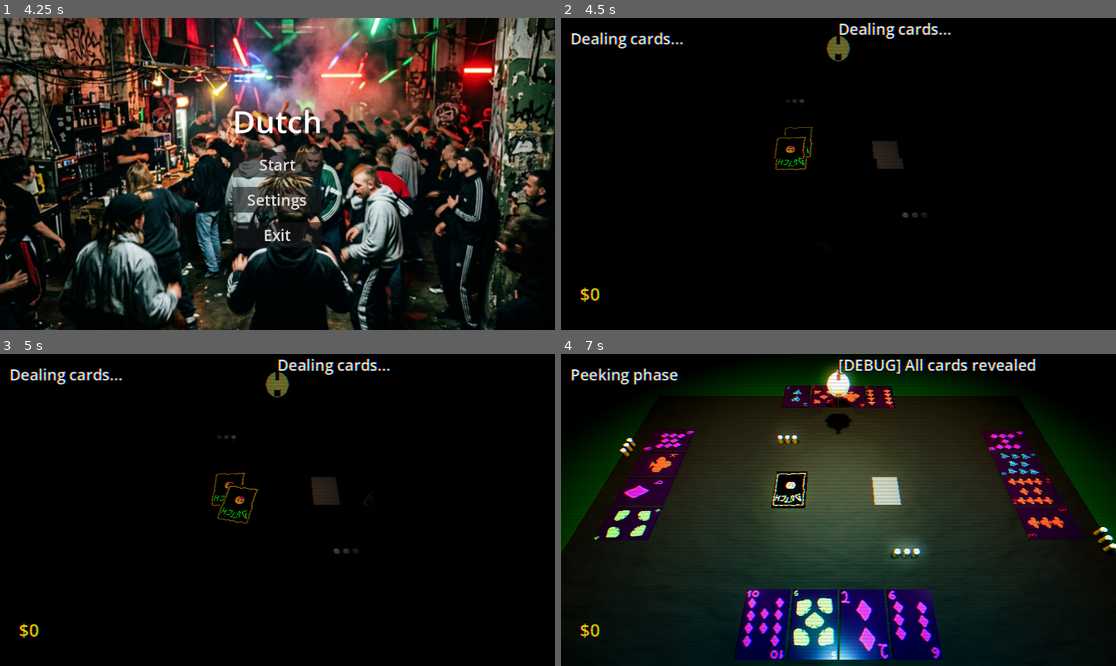
Above: before the commit, frames 1-4 (two rows, left to right).
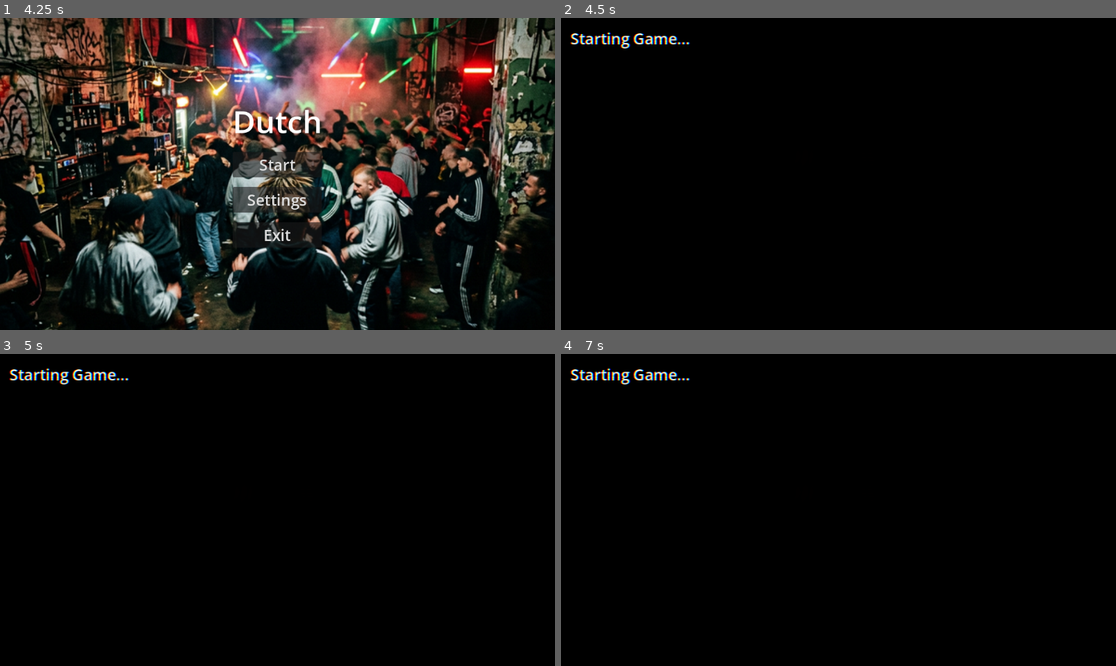
Above: after the commit, the same moments.

Repository: DinVin24/dutch
Game: Godot game, scene res://main_menu.tscn
Same seed, same stepped clock (60 frames per second), same inputs: the game is played once before the commit and once after it.
Inputs (mouse positions are in pixels of both pictures, inside the frame that each line leads up to):
- Up to frame 1 (4.25 s): click "Settings" at 0.5 s; click "1152x648" at 1.25 s; click "Windowed" at 2 s; click (333, 155) at 2.75 s; click "Back" at 3.5 s
- Up to frame 2 (4.5 s): click "Start" at 4.25 s
- Up to frame 3 (5 s): no input
- Up to frame 4 (7 s): tap Enter at 5 s; move the mouse to (960, 494) at 5.02 s; hold D 5.03-5.75 s; tap N (toggle_noclip) at 5.1, 6.8 s; click (960, 494) at 5.17 s; drag from (727, 525) to (810, 572) at 5.77 s; move the mouse to (894, 441) at 6.52 s; hold D from 6.53 s (still down); tap L at 6.6 s; click (894, 441) at 6.67 s

Frame 1 is identical in both runs. In frame 2, 2.2% of the frame differs, in the area x 1-71%, y 1-92%; in frame 3, 2.3%; in frame 4, 64%, in the area x 0-100%, y 1-100%.
Error after the commit: Parse Error: Cannot infer the type of "peek_card_idx" variable because the value doesn't have a set type. (res://game_board_3d.gd:1041)

Commit message:
fix(gameplay): harden FSM and QA flow
Agent: Executor\n\nAudit and repair guard/action mismatches, headless QA issues, UI runtime safety, and transient state leaks across gameplay, support, and menu scripts.

Diff:
--- a/ability_manager.gd
+++ b/ability_manager.gd
@@ -109,6 +109,12 @@
 	print("[AM DEBUG] Perfect Match triggered by P", activator_idx, ". Resetting round...")
 	# 0. Clear any pending drawn card in manager
 	gm.drawn_card_data = null
+	gm._clear_interrupt_state()
+	gm.dutch_caller_index = -1
+	gm.turn_direction = 1
+	for i in range(gm.num_players):
+		gm.players_info[i].can_call_dutch = true
+		gm.players_info[i].is_skipped = false
 
 	# 1. Collect all board cards
 	var all_cards = []
--- a/dev_console.gd
+++ b/dev_console.gd
@@ -27,7 +27,8 @@
 		window.hide()
 		input.release_focus()
 		# Restore captured mouse if noclip is active
-		if get_tree().current_scene.has_method("is_noclip_active") and get_tree().current_scene.is_noclip_active():
+		var scene = get_tree().current_scene
+		if scene and scene.has_method("is_noclip_active") and scene.is_noclip_active():
 			Input.mouse_mode = Input.MOUSE_MODE_CAPTURED
 		get_viewport().set_input_as_handled()
 
@@ -36,7 +37,8 @@
 		window.hide()
 		input.release_focus()
 		# Restore captured mouse if noclip is active
-		if get_tree().current_scene.has_method("is_noclip_active") and get_tree().current_scene.is_noclip_active():
+		var scene = get_tree().current_scene
+		if scene and scene.has_method("is_noclip_active") and scene.is_noclip_active():
 			Input.mouse_mode = Input.MOUSE_MODE_CAPTURED
 	else:
 		window.show()
@@ -47,7 +49,8 @@
 func _on_close_button_pressed():
 	window.hide()
 	input.release_focus()
-	if get_tree().current_scene.has_method("is_noclip_active") and get_tree().current_scene.is_noclip_active():
+	var scene = get_tree().current_scene
+	if scene and scene.has_method("is_noclip_active") and scene.is_noclip_active():
 		Input.mouse_mode = Input.MOUSE_MODE_CAPTURED
 
 func _parse_args(text: String) -> Array:
@@ -89,8 +92,9 @@
 	elif cmd == "exit":
 		window.hide()
 	elif cmd == "noclip":
-		if get_tree().current_scene.has_method("toggle_noclip"):
-			var result = get_tree().current_scene.toggle_noclip()
+		var scene = get_tree().current_scene
+		if scene and scene.has_method("toggle_noclip"):
+			var result = scene.toggle_noclip()
 			output.append_text("\n[color=cyan]Noclip: " + str(result) + "[/color]")
 		else:
 			output.append_text("\n[color=red]Noclip not supported in this scene.[/color]")
@@ -187,28 +191,7 @@
 		var ab_id = ability_map[target_name]
 		player.abilities.append(ab_id)
 		output.append_text("\n[color=cyan]Gave Ability '" + target_name.capitalize() + "' to " + player.name + "[/color]")
-
-		# Visually spawn the token if we are in the 3D board scene
-		var scene = get_tree().current_scene
-		if scene.has_method("_on_hand_updated"): # Check if it's the board
-			# We can't easily call private board methods, but we can mimic the logic
-			# or just wait for the next turn. Let's try to find if there's a signal.
-			# Actually, the board listens to nothing for abilities additions.
-			# Let's just suggest the user restarts or wait for my next improvement.
-			# BETTER: Manually spawn if we find the node.
-			var pos_node = scene.player_pos_nodes[player.id]
-			var token_scene = load("res://ability_token_3d.gd")
-			if pos_node and token_scene:
-				var token = token_scene.new()
-				pos_node.add_child(token)
-				token.setup(ab_id)
-				token.token_clicked.connect(scene._on_ability_token_clicked)
-
-				# Drop beautifully from above to notify the player they received it
-				token.position = Vector3(2.8, 0.5, 0.0)
-
-				if scene.has_method("_update_ability_visuals"):
-					scene._update_ability_visuals(player.id)
+		GameManager.ability_unlocked.emit(player.id, ab_id)
 	else:
 		# Try to find card
 		var card = _find_and_remove_card_globally(target_name)
@@ -288,17 +271,19 @@
 		var info = dm.deck[i]
 		var dname = (str(info.rank) + " of " + str(info.suit)).to_lower()
 		if dname == c_name:
-			var card_info = dm.deck.pop_at(i)
-			return CardData.new(card_info.rank, card_info.suit)
+			var card_info: CardData = dm.deck.pop_at(i)
+			card_info.is_face_up = false
+			return card_info
 
 	# Check Discard
 	for i in range(dm.discard_pile.size()):
 		var info = dm.discard_pile[i]
 		var dname = (str(info.rank) + " of " + str(info.suit)).to_lower()
 		if dname == c_name:
-			var card_info = dm.discard_pile.pop_at(i)
+			var card_info: CardData = dm.discard_pile.pop_at(i)
 			dm.discard_pile_updated.emit()
-			return CardData.new(card_info.rank, card_info.suit)
+			card_info.is_face_up = false
+			return card_info
 
 	return null
 
--- a/game_board_3d.gd
+++ b/game_board_3d.gd
@@ -601,8 +601,9 @@
 	pending_card.name = "PendingCard"
 	add_child(pending_card)
 
-	card_data.is_face_up = false
-	pending_card.setup(card_data)
+	var pending_visual_data = card_data.duplicate()
+	pending_visual_data.is_face_up = false
+	pending_card.setup(pending_visual_data)
 	pending_card.card_clicked.connect(_on_card_clicked)
 	# Move slightly higher and CLOSER TO CAMERA (Z offset) to ensure it's not blocked by DeckArea
 	pending_card.position = deck_area.position + Vector3(0, 0.6, 0.5)
@@ -783,9 +784,7 @@
 func _refresh_human_interactivity() -> void:
 	_set_all_cards_interactive(false)
 	if is_instance_valid(pending_card):
-		pending_card.set_interactive(
-			GameManager.can_player_discard_drawn_card(0) or GameManager.can_player_select_jump_in_card(0, 0, -2)
-		)
+		pending_card.set_interactive(GameManager.can_human_interact_with_pending_card())
 	for p_idx in range(player_hands.size()):
 		for c_idx in range(player_hands[p_idx].size()):
 			var card = player_hands[p_idx][c_idx]
@@ -802,9 +801,7 @@
 	_clear_all_highlights()
 
 	# Handle pending card highlighting
-	if is_instance_valid(pending_card) and (
-		GameManager.can_player_discard_drawn_card(0) or GameManager.can_player_select_jump_in_card(0, 0, -2)
-	):
+	if is_instance_valid(pending_card) and GameManager.can_human_interact_with_pending_card():
 		pending_card.set_highlight(true)
 		pending_card.set_interactive(true)
 
@@ -979,11 +976,9 @@
 	_show_message("Dealing cards...")
 	for i in range(4): # 4 cards each
 		for p_idx in range(GameManager.num_players):
-			var card_data = GameManager.deck_manager.draw_card()
+			var card_data = GameManager.deal_initial_card_to_player(p_idx)
 			if card_data == null:
 				break
-			card_data.is_face_up = false
-			GameManager.players_info[p_idx].hand.append(card_data)
 
 			# Create the node and animate it from deck to hand
 			var card_node = card_scene.instantiate()
@@ -1002,7 +997,7 @@
 			_update_hand_visuals(p_idx)
 			await get_tree().create_timer(0.08, false).timeout
 
-	GameManager.change_state(GameManager.GameState.INITIAL_PEEK)
+	GameManager.begin_initial_peek()
 
 func _start_peek_phase():
 	print("GameBoard3D: _start_peek_phase started")
@@ -1043,7 +1038,8 @@
 
 	match GameManager.current_state:
 		GameManager.GameState.INITIAL_PEEK:
-			if node.get_parent() == player_pos_nodes[0] and not data.is_face_up:
+			var peek_card_idx := player_hands[0].find(node)
+			if GameManager.can_human_interact_with_hand_card(p_idx, peek_card_idx, data.is_face_up):
 				if peeked_cards.size() >= 2: return # Strict limit
 				if node in peeked_cards: return
 				node.is_being_peeked = true
@@ -1058,7 +1054,8 @@
 							c.animate_flip(false)
 							c.set_interactive(false)
 					peeked_cards.clear()
-					GameManager.complete_initial_peek()
+					if GameManager.can_player_complete_initial_peek(0):
+						GameManager.complete_initial_peek()
 
 		GameManager.GameState.TURN_RESOLVE_DRAWN:
 			if p_idx == 0:
--- a/game_manager.gd
+++ b/game_manager.gd
@@ -60,6 +60,7 @@
 var active_ability_player: int = -1
 var win_condition_lowest_wins: bool = true
 var jump_in_was_own_draw_phase: bool = false
+const BG_MUSIC_PATH := "res://assets/music/bg_music.ogg"
 
 func _ready():
 	deck_manager = DeckManager.new()
@@ -70,7 +71,8 @@
 
 	# Background Music Setup
 	bg_music_player = AudioStreamPlayer.new()
-	bg_music_player.stream = preload("res://assets/music/bg_music.ogg")
+	if DisplayServer.get_name() != "headless":
+		bg_music_player.stream = load(BG_MUSIC_PATH)
 	if bg_music_player.stream is AudioStreamOggVorbis:
 		bg_music_player.stream.loop = true
 	bg_music_player.volume_db = -10.0
@@ -215,6 +217,9 @@
 func can_player_draw(player_idx: int) -> bool:
 	return _is_valid_player_index(player_idx) 		and player_idx == current_player_index 		and current_state == GameState.TURN_START_DRAW 		and drawn_card_data == null
 
+func can_player_complete_initial_peek(player_idx: int) -> bool:
+	return _is_valid_player_index(player_idx) 		and player_idx == 0 		and current_state == GameState.INITIAL_PEEK
+
 func can_player_discard_drawn_card(player_idx: int) -> bool:
 	return _is_valid_player_index(player_idx) 		and player_idx == current_player_index 		and current_state == GameState.TURN_RESOLVE_DRAWN 		and drawn_card_data != null
 
@@ -285,12 +290,15 @@
 func should_human_show_jump_in_button(player_idx: int = 0) -> bool:
 	return can_player_start_jump_in(player_idx)
 
+func can_human_interact_with_pending_card() -> bool:
+	return can_player_discard_drawn_card(0) or can_player_select_jump_in_card(0, 0, -2)
+
 func can_human_interact_with_hand_card(owner_idx: int, card_idx: int, card_is_face_up: bool = false) -> bool:
 	if not _is_valid_player_index(owner_idx):
 		return false
 	match current_state:
 		GameState.INITIAL_PEEK:
-			return owner_idx == 0 and _hand_has_index(0, card_idx)
+			return can_player_complete_initial_peek(0) and owner_idx == 0 and _hand_has_index(0, card_idx) and not card_is_face_up
 		GameState.TURN_RESOLVE_DRAWN:
 			return can_player_swap_drawn_card(0, owner_idx, card_idx)
 		GameState.TURN_JUMP_IN_SELECTION:
@@ -310,8 +318,6 @@
 func _resolve_post_interrupt_state() -> GameState:
 	var resume_state := _consume_jump_in_resume_state()
 	if resume_state != GameState.INITIALIZING:
-		# FORCE SIGNAL: This is an interrupt completion, we MUST wake up agents
-		change_state(resume_state, true)
 		return resume_state
 	if current_player_index == dutch_caller_index:
 		return GameState.TURN_CONFIRM_DUTCH
@@ -439,6 +445,25 @@
 func start_game():
 	change_state(GameState.DEAL_CARDS)
 
+func begin_initial_peek() -> void:
+	if current_state != GameState.DEAL_CARDS:
+		push_warning("FSM Blocked: Cannot begin initial peek outside of DEAL_CARDS state")
+		return
+	change_state(GameState.INITIAL_PEEK)
+
+func deal_initial_card_to_player(player_idx: int) -> CardData:
+	if current_state != GameState.DEAL_CARDS:
+		push_warning("FSM Blocked: Cannot deal initial card outside of DEAL_CARDS state")
+		return null
+	if not _is_valid_player_index(player_idx):
+		return null
+	var card_data := deck_manager.draw_card()
+	if card_data == null:
+		return null
+	card_data.is_face_up = false
+	players_info[player_idx].hand.append(card_data)
+	return card_data
+
 func call_dutch(player_id: int):
 	if not can_player_call_dutch(player_id):
 		print("FSM Blocked: Cannot call Dutch outside of TURN_END_CHOICE state")
@@ -552,10 +577,13 @@
 		var blocked_states := [
 			GameState.INITIALIZING, GameState.DEAL_CARDS, GameState.INITIAL_PEEK,
 			GameState.TURN_JUMP_IN_SELECTION, GameState.GAME_OVER,
-			GameState.TURN_PEEK_ABILITY, GameState.TURN_SWAP_ABILITY
+			GameState.TURN_PEEK_ABILITY, GameState.TURN_SWAP_ABILITY,
+			GameState.TURN_CONFIRM_DUTCH
 		]
 		# Block if currently in a forbidden state.
 		if (current_state in blocked_states):
+			return
+		if current_state == GameState.TURN_RESOLVE_DRAWN and current_player_index == resolved_idx:
 			return
 		# Require a non-empty discard pile to jump into.
 		if deck_manager.discard_pile.is_empty():
@@ -632,6 +660,7 @@
 
 	if players_info[jump_in_player_idx].is_eliminated:
 		jump_in_player_idx = -1
+		change_state(_resolve_post_interrupt_state())
 		return false
 
 	await get_tree().create_timer(1.2, false).timeout
@@ -702,6 +731,7 @@
 	drink_beer(p_idx)
 
 	if players_info[p_idx].is_eliminated:
+		pending_card_consumed.emit()
 		drawn_card_data = null
 		return
 
--- a/main_menu.gd
+++ b/main_menu.gd
@@ -1,4 +1,6 @@
 extends Control
+
+var settings_instance: Node = null
 
 func _ready() -> void:
 	GameManager.play_menu_music()
@@ -7,13 +9,18 @@
 	get_tree().change_scene_to_file("res://game_board_3d.tscn")
 
 func _on_settings_button_pressed() -> void:
+	if is_instance_valid(settings_instance):
+		return
 	var settings_scene = preload("res://settings_menu.tscn")
-	var settings_instance = settings_scene.instantiate()
+	settings_instance = settings_scene.instantiate()
 	add_child(settings_instance)
 	settings_instance.back_pressed.connect(_on_settings_back)
 	$CenterContainer.hide()
 
 func _on_settings_back() -> void:
+	if is_instance_valid(settings_instance):
+		settings_instance.queue_free()
+		settings_instance = null
 	$CenterContainer.show()
 
 func _on_exit_button_pressed() -> void:
--- a/main_menu.tscn
+++ b/main_menu.tscn
@@ -22,6 +22,7 @@
 texture = ExtResource("2_bg")
 expand_mode = 1
 stretch_mode = 6
+mouse_filter = 2
 
 [node name="CenterContainer" type="CenterContainer" parent="."]
 layout_mode = 1
--- a/pause_menu.gd
+++ b/pause_menu.gd
@@ -14,7 +14,7 @@
 func _input(event: InputEvent) -> void:
 	if event.is_action_pressed("ui_cancel"):
 		# Let the developer console handle Esc if it's visible
-		if DevConsole.window.is_visible():
+		if is_instance_valid(DevConsole) and is_instance_valid(DevConsole.window) and DevConsole.window.visible:
 			return
 
 		if settings_instance != null:
--- a/qa_pipeline.gd
+++ b/qa_pipeline.gd
@@ -4,6 +4,7 @@
 # Verifies every phase and every player position systematically without fragile visuals.
 
 const STOP_FILE = "/tmp/STOP_DUTCH_QA"
+const CardDataScript = preload("res://card_data.gd")
 
 var gm: Node = null
 
@@ -267,8 +268,8 @@
 	else:
 		print("[QA FAIL] Bot start-turn jump-in request changed FSM")
 
-func _make_card(rank: String, suit: String) -> CardData:
-	return load("res://card_data.gd").new(rank, suit)
+func _make_card(rank: String, suit: String):
+	return CardDataScript.new(rank, suit)
 
 func _set_discard_top(rank: String, suit: String) -> void:
 	gm.deck_manager.discard_pile.clear()
@@ -276,7 +277,7 @@
 
 func _setup_turn_start(player_idx: int) -> void:
 	gm.initialize_game(4)
-	gm.change_state(gm.GameState.INITIAL_PEEK)
+	gm.begin_initial_peek()
 	gm.current_player_index = player_idx
 	gm.complete_initial_peek()
 	assert_player(player_idx)
@@ -288,7 +289,7 @@
 # --- UTILITIES ---
 
 func assert_state(expected: int):
-	var states = ["INIT", "DEAL", "PEEK", "START", "RESOLVE", "QUEEN", "JACK", "END_CHOICE", "JUMP_IN", "CHECK", "CONFIRM", "OVER"]
+	var states = gm.GameState.keys()
 	if gm.current_state != expected:
 		var got = states[gm.current_state] if gm.current_state < states.size() else "ERR"
 		var exp = states[expected] if expected < states.size() else "ERR"
@@ -305,4 +306,4 @@
 func _setup_manual_hand(p_idx, c_idx, rank, suit):
 	while gm.players_info[p_idx].hand.size() <= c_idx:
 		gm.players_info[p_idx].hand.append(null)
-	gm.players_info[p_idx].hand[c_idx] = load("res://card_data.gd").new(rank, suit)
+	gm.players_info[p_idx].hand[c_idx] = CardDataScript.new(rank, suit)
--- a/settings_menu.gd
+++ b/settings_menu.gd
@@ -53,7 +53,7 @@
 
 func _input(event: InputEvent) -> void:
 	if event.is_action_pressed("ui_cancel"):
-		if DevConsole and DevConsole.window.is_visible():
+		if is_instance_valid(DevConsole) and is_instance_valid(DevConsole.window) and DevConsole.window.visible:
 			return
 		_on_back_button_pressed()
 		get_viewport().set_input_as_handled()
Not shown, changed: implementation_plan.md
Not shown, added: task.md
